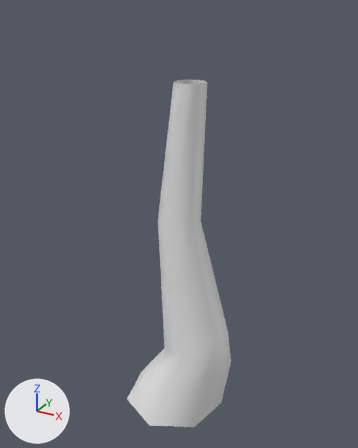
The FBX model Assets/Art/FBX/Arboles Modulos/Tronco_1.fbx: old version first, new version second.
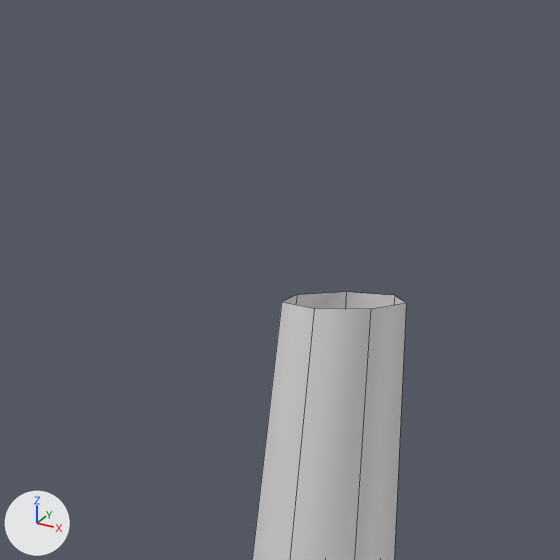
There are two pictures of each version: one whole from a 50 mm camera at (-12.85, -5.26, 14.03) aimed at (-20.25, 8.21, 7.3), one close up on the part from 27% to 70% of the width and 0% to 34% of the height. The lights are fixed; the arrows at lower left show +X, +Y and +Z. The first two pictures are the older version. The close-ups show mesh edges as thin lines. Materials are left out; every surface is plain grey. Where no turn or scale is listed for an object, it has been applied to the vertices.

Objects in the first close-up: 'Tronco_1'.
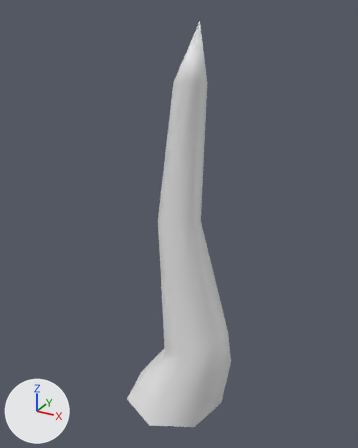
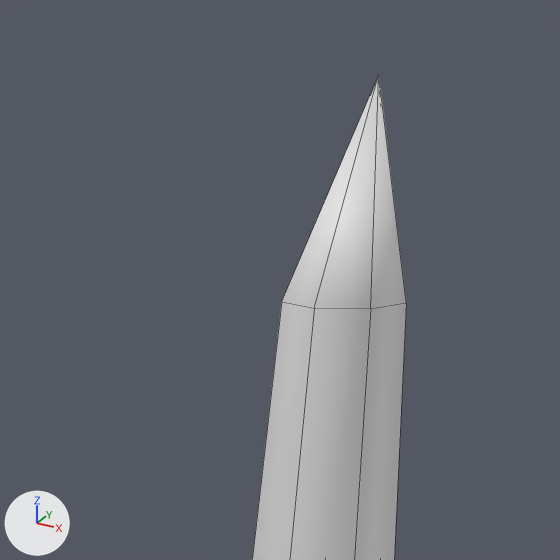
Pixel boxes [x1, y1, x2, y2] of what changed, in the close-ups (560 x 560 px):
'Tronco_1', reshaped: before [252, 292, 406, 560]; after [252, 75, 406, 560]
part 1 of me_mesh, added: after [282, 75, 406, 309]

The edits, one by one:
me_mesh is used by ob_tronco_1; location (-20.21, 8.0, 0.0).
Verts and faces of me_mesh; kept vertices keep their numbers, new ones are numbered from 35.
Before the commit, vertices of me_mesh: 7 (0.83, -0.29, 12.01) at pixel (370, 308), 8 (0.93, 0.14, 12.01) at pixel (406, 302), 9 (0.65, 0.48, 12.01) at pixel (394, 295), 10 (0.22, 0.48, 12.01) at pixel (346, 291), 11 (-0.06, 0.14, 12.01) at pixel (297, 294).
Before the commit, vertices of me_mesh: 12 (0.04, -0.29, 12.01) at pixel (281, 301), 13 (0.43, -0.48, 12.01) at pixel (314, 308).
me_mesh had 35 vertices, 28 faces and spanned x -2.02..2.02, y -1.79..1.79, z 0.0..12.01.
me_mesh now has 36 vertices, 35 faces and spans x -2.02..2.02, y -1.79..1.79, z 0.0..13.67.
Part 1, on me_mesh:
New vertex 35 is at (0.71, 0.02, 13.67), pixel (378, 74).
New faces: (7, 35, 13), (12, 13, 35), (11, 12, 35), (10, 11, 35), (9, 10, 35), (8, 9, 35).
New faces: (7, 8, 35).
